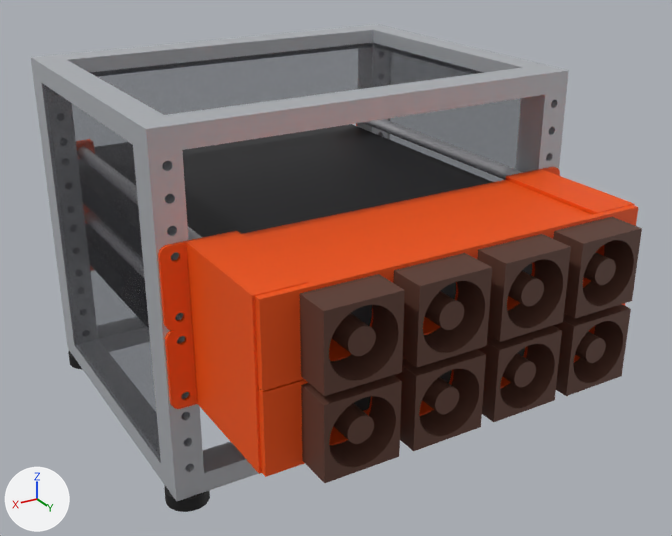
The glTF model docs/models/rack-mockup.glb: old version first, new version second.
One viewpoint serves both versions: a camera (50 mm lens) standing at (263.0, 591.0, 297.0) and looking at (-9.0, 137.0, 70.0). The lights are fixed; the arrows at lower left show +X, +Y and +Z. The first picture is the older version.

The first picture shows '001_Frame_rear_post__1', '009_Frame_top_rear_rail', '012_Side_panel__1', '014_Top_panel', '027_U2_Surface_Laptop_13_8_fan_plate', '030_U2_Surface_Laptop_13_8_fan', '031_U2_Surface_Laptop_13_8_fan__1_', '032_U2_Surface_Laptop_13_8_fan__2_', '033_U2_Surface_Laptop_13_8_fan__3_', '038_U3_MacBook_Pro_14_rear_ear_v2_L', '043_U3_MacBook_Pro_14_fan_plate', '044_U3_MacBook_Pro_14_duct_panel_top', '046_U3_MacBook_Pro_14_fan', '047_U3_MacBook_Pro_14_fan__1_', '048_U3_MacBook_Pro_14_fan__2_', '049_U3_MacBook_Pro_14_fan__3_', '050_REF_MacBook_Pro_14__U3_' and 18 more.
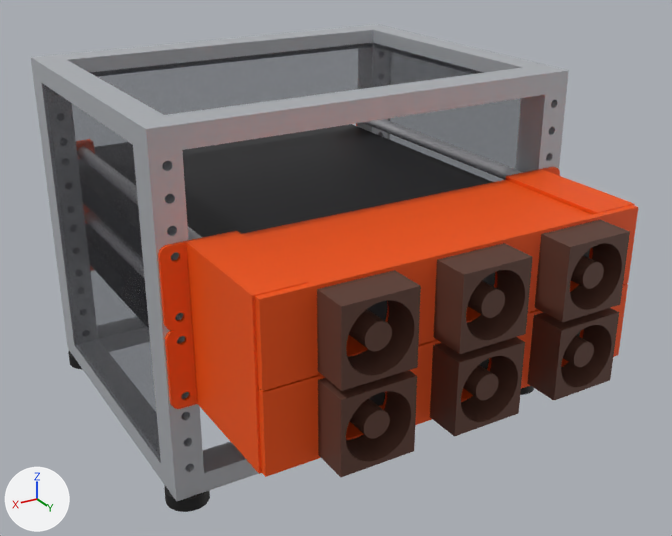
Boxes [x1, y1, x2, y2] around the edits, measured in the pictures (672 x 536 px; the box of a moved part takes in the faces that stretch with it):
'046_U3_MacBook_Pro_14_fan', moved
    before: [300, 274, 405, 396]
    after: [317, 270, 421, 391]
'032_U2_Surface_Laptop_13_8_fan__2_', moved
    before: [478, 326, 562, 422]
    after: [527, 308, 619, 400]
'031_U2_Surface_Laptop_13_8_fan__1_', moved
    before: [394, 349, 486, 451]
    after: [430, 337, 525, 436]
'030_U2_Surface_Laptop_13_8_fan', moved
    before: [301, 375, 402, 483]
    after: [318, 370, 417, 477]
'049_U3_MacBook_Pro_14_fan__3_', moved
    before: [553, 217, 642, 318]
    after: [535, 220, 630, 322]
'046_U3_MacBook_Pro_14_fan__1_', added (brown)
    after: [433, 243, 533, 354]
'047_U3_MacBook_Pro_14_fan__1_', deleted (brown)
    before: [393, 253, 492, 367]
'027_U2_Surface_Laptop_13_8_fan_plate', reshaped
    before: [258, 303, 625, 477]
    after: [258, 283, 628, 477]
'048_U3_MacBook_Pro_14_fan__2_', deleted (brown)
    before: [477, 234, 571, 342]
'033_U2_Surface_Laptop_13_8_fan__3_', deleted (brown)
    before: [553, 304, 631, 396]
part 1 of me_027_u2_surface_laptop_13_8_fan_plate_stl, moved or reshaped (mostly hidden)
    before: [295, 303, 625, 465]
    after: [295, 284, 628, 465]
part 5 of me_043_u3_macbook_pro_14_fan_plate_stl, moved or reshaped
    both: [294, 214, 636, 381]

The change, as a diff of the scene's bpy script:
```diff
--- a/docs/models/rack-mockup.glb.py
+++ b/docs/models/rack-mockup.glb.py
@@ me_027_u2_surface_laptop_13_8_fan_plate_stl @@
-me_027_u2_surface_laptop_13_8_fan_plate_stl.from_pydata(...)  # 408 vertices, 828 faces; spans x -111.0..111.0, y 272.0..276.0, z 45.0..88.0
+me_027_u2_surface_laptop_13_8_fan_plate_stl.from_pydata(...)  # 308 vertices, 624 faces; spans x -111.0..111.0, y 272.0..276.0, z 45.0..88.0
+# me_027_u2_surface_laptop_13_8_fan_plate_stl part 1: 8 vertices moved within x -12.0..12.0, y 272.0..276.0, z 52.0..82.0; 388 vertices removed from x -92.0..92.0, y 272.0..276.0, z 47.0..86.0; 288 vertices added at x -83.0..83.0, y 272.0..276.0, z 47.0..86.0
 me_027_u2_surface_laptop_13_8_fan_plate_stl.materials.append(mat_material_3)
@@ me_030_u2_surface_laptop_13_8_fan_stl @@
-me_030_u2_surface_laptop_13_8_fan_stl.from_pydata(...)  # 164 vertices, 324 faces; spans x 52.0..92.0, y 276.0..296.0, z 46.7..86.7
+me_030_u2_surface_laptop_13_8_fan_stl.from_pydata(...)  # 164 vertices, 324 faces; spans x 43.5..83.6, y 276.0..296.0, z 46.7..86.7
+# me_030_u2_surface_laptop_13_8_fan_stl part 2: the whole mesh is moved by (-8.4, 0.0, 0.0)
 me_030_u2_surface_laptop_13_8_fan_stl.materials.append(mat_material_5)
@@ me_031_u2_surface_laptop_13_8_fan__1__stl @@
-me_031_u2_surface_laptop_13_8_fan__1__stl.from_pydata(...)  # 164 vertices, 324 faces; spans x 4.0..44.0, y 276.0..296.0, z 46.7..86.7
+me_031_u2_surface_laptop_13_8_fan__1__stl.from_pydata(...)  # 164 vertices, 324 faces; spans x -20.0..20.0, y 276.0..296.0, z 46.7..86.7
+# me_031_u2_surface_laptop_13_8_fan__1__stl part 3: the whole mesh is moved by (-24.0, 0.0, 0.0)
 me_031_u2_surface_laptop_13_8_fan__1__stl.materials.append(mat_material_5)
@@ me_032_u2_surface_laptop_13_8_fan__2__stl @@
-me_032_u2_surface_laptop_13_8_fan__2__stl.from_pydata(...)  # 164 vertices, 324 faces; spans x -44.0..-4.0, y 276.0..296.0, z 46.7..86.7
+me_032_u2_surface_laptop_13_8_fan__2__stl.from_pydata(...)  # 164 vertices, 324 faces; spans x -83.6..-43.5, y 276.0..296.0, z 46.7..86.7
+# me_032_u2_surface_laptop_13_8_fan__2__stl part 4: the whole mesh is moved by (-39.6, 0.0, 0.0)
 me_032_u2_surface_laptop_13_8_fan__2__stl.materials.append(mat_material_5)
@@ me_043_u3_macbook_pro_14_fan_plate_stl @@
-me_043_u3_macbook_pro_14_fan_plate_stl.from_pydata(...)  # 408 vertices, 828 faces; spans x -111.0..111.0, y 272.0..276.0, z 89.0..133.0
+me_043_u3_macbook_pro_14_fan_plate_stl.from_pydata(...)  # 308 vertices, 624 faces; spans x -111.0..111.0, y 272.0..276.0, z 89.0..133.0
+# me_043_u3_macbook_pro_14_fan_plate_stl part 5: 8 vertices moved within x -12.0..12.0, y 272.0..276.0, z 96.0..126.0; 388 vertices removed from x -92.0..92.0, y 272.0..276.0, z 92.0..131.0; 288 vertices added at x -83.0..83.0, y 272.0..276.0, z 92.0..131.0
 me_043_u3_macbook_pro_14_fan_plate_stl.materials.append(mat_material_3)
@@ me_046_u3_macbook_pro_14_fan_stl @@
-me_046_u3_macbook_pro_14_fan_stl.from_pydata(...)  # 164 vertices, 324 faces; spans x 52.0..92.0, y 276.0..296.0, z 91.1..131.1
+me_046_u3_macbook_pro_14_fan_stl.from_pydata(...)  # 164 vertices, 324 faces; spans x 43.5..83.6, y 276.0..296.0, z 91.1..131.1
+# me_046_u3_macbook_pro_14_fan_stl part 6: the whole mesh is moved by (-8.4, 0.0, 0.0)
 me_046_u3_macbook_pro_14_fan_stl.materials.append(mat_material_5)
@@ me_049_u3_macbook_pro_14_fan__3__stl @@
-me_049_u3_macbook_pro_14_fan__3__stl.from_pydata(...)  # 164 vertices, 324 faces; spans x -92.0..-52.0, y 276.0..296.0, z 91.1..131.1
+me_049_u3_macbook_pro_14_fan__3__stl.from_pydata(...)  # 164 vertices, 324 faces; spans x -83.6..-43.5, y 276.0..296.0, z 91.1..131.1
+# me_049_u3_macbook_pro_14_fan__3__stl part 7: the whole mesh is moved by (8.4, 0.0, 0.0)
 me_049_u3_macbook_pro_14_fan__3__stl.materials.append(mat_material_5)
@@ ob_033_u2_surface_laptop_13_8_fan__3 @@
-ob_033_u2_surface_laptop_13_8_fan__3 = bpy.data.objects.new('033_U2_Surface_Laptop_13_8_fan__3_', me_033_u2_surface_laptop_13_8_fan__3__stl)
@@ ob_047_u3_macbook_pro_14_fan__1 @@
-ob_047_u3_macbook_pro_14_fan__1 = bpy.data.objects.new('047_U3_MacBook_Pro_14_fan__1_', me_047_u3_macbook_pro_14_fan__1__stl)
@@ ob_048_u3_macbook_pro_14_fan__2 @@
-ob_048_u3_macbook_pro_14_fan__2 = bpy.data.objects.new('048_U3_MacBook_Pro_14_fan__2_', me_048_u3_macbook_pro_14_fan__2__stl)
@@ ob_046_u3_macbook_pro_14_fan__1 @@
+ob_046_u3_macbook_pro_14_fan__1 = bpy.data.objects.new('046_U3_MacBook_Pro_14_fan__1_', me_046_u3_macbook_pro_14_fan__1__stl)  # 164 vertices, 324 faces; spans x -20.0..20.0, y 276.0..296.0, z 91.1..131.1; in mat_material_5 (brown #5f3d32)
+ob_046_u3_macbook_pro_14_fan__1.location = (0.0, 0.0, 0.0)
```
